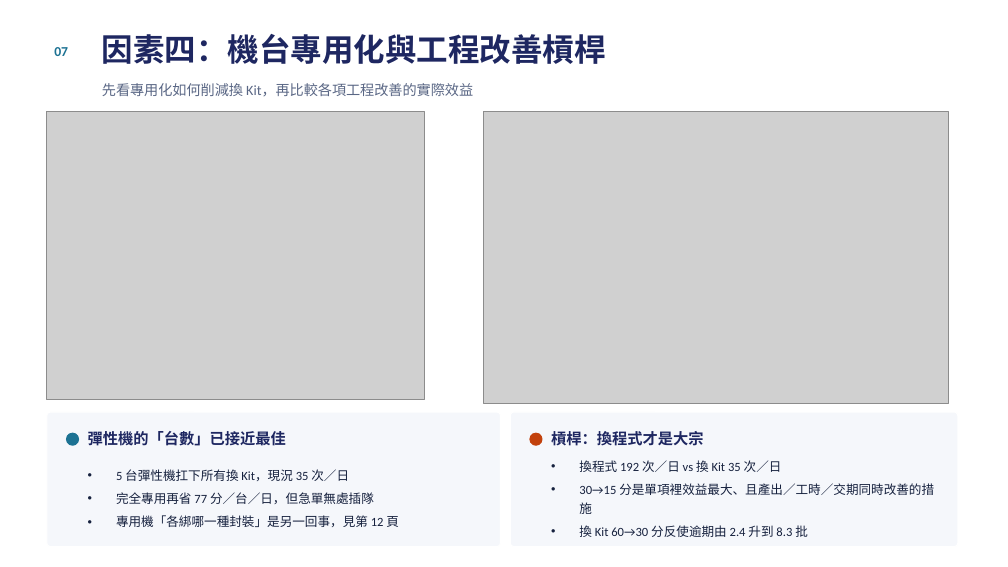
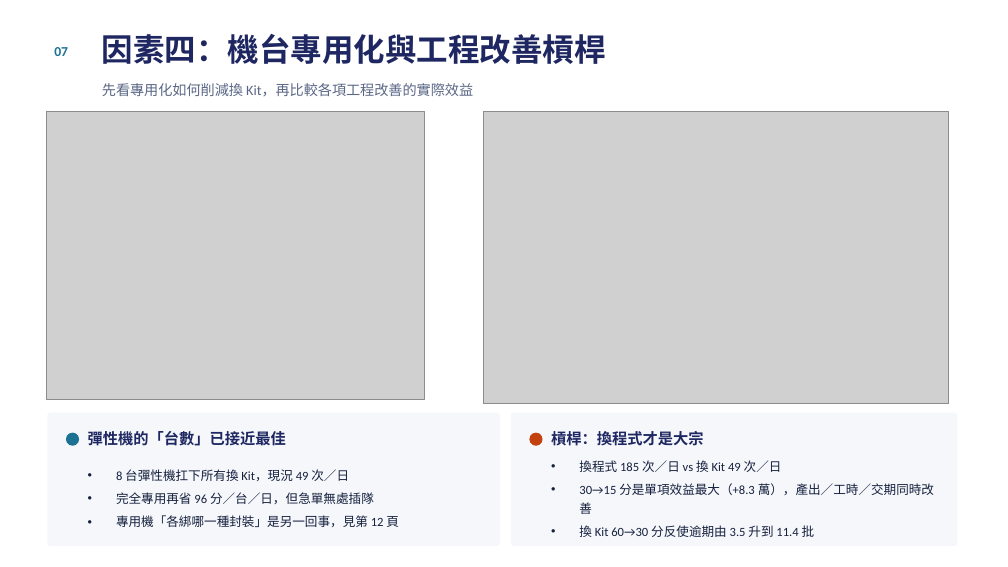
Before and after one commit to cnshow2025/my-factory, a slide deck: slide 8 of docs/測試排程分析報告.pptx. Drawn at 1008x567 pixels with LibreOffice and Linux fonts; fonts in the diff are those of the drawing; grey boxes stand for pictures. Boxes give left, top, right and bottom in pixels: in the first picture for what was removed or moved away, otherwise in the second. Text is boxed around its words. In the diff, an @@ line names an element or a change of style, - is before the commit and + after.

```diff
--- a/docs/測試排程分析報告.pptx
+++ b/docs/測試排程分析報告.pptx
@@ text at (116,469,374,504): text changed @@
-• 5 台彈性機扛下所有換 Kit，現況 35 次／日
-• 完全專用再省 77 分／台／日，但急單無處插隊
+• 8 台彈性機扛下所有換 Kit，現況 49 次／日
+• 完全專用再省 96 分／台／日，但急單無處插隊
@@ text at (579,460,934,537): text changed @@
-• 換程式 192 次／日 vs 換 Kit 35 次／日
-• 30→15 分是單項裡效益最大、且產出／工時／交期同時改善的措施
-• 換 Kit 60→30 分反使逾期由 2.4 升到 8.3 批
+• 換程式 185 次／日 vs 換 Kit 49 次／日
+• 30→15 分是單項效益最大（+8.3 萬），產出／工時／交期同時改善
+• 換 Kit 60→30 分反使逾期由 3.5 升到 11.4 批
```
Also in this commit, not shown: 10 other slides changed, 17 other files.
